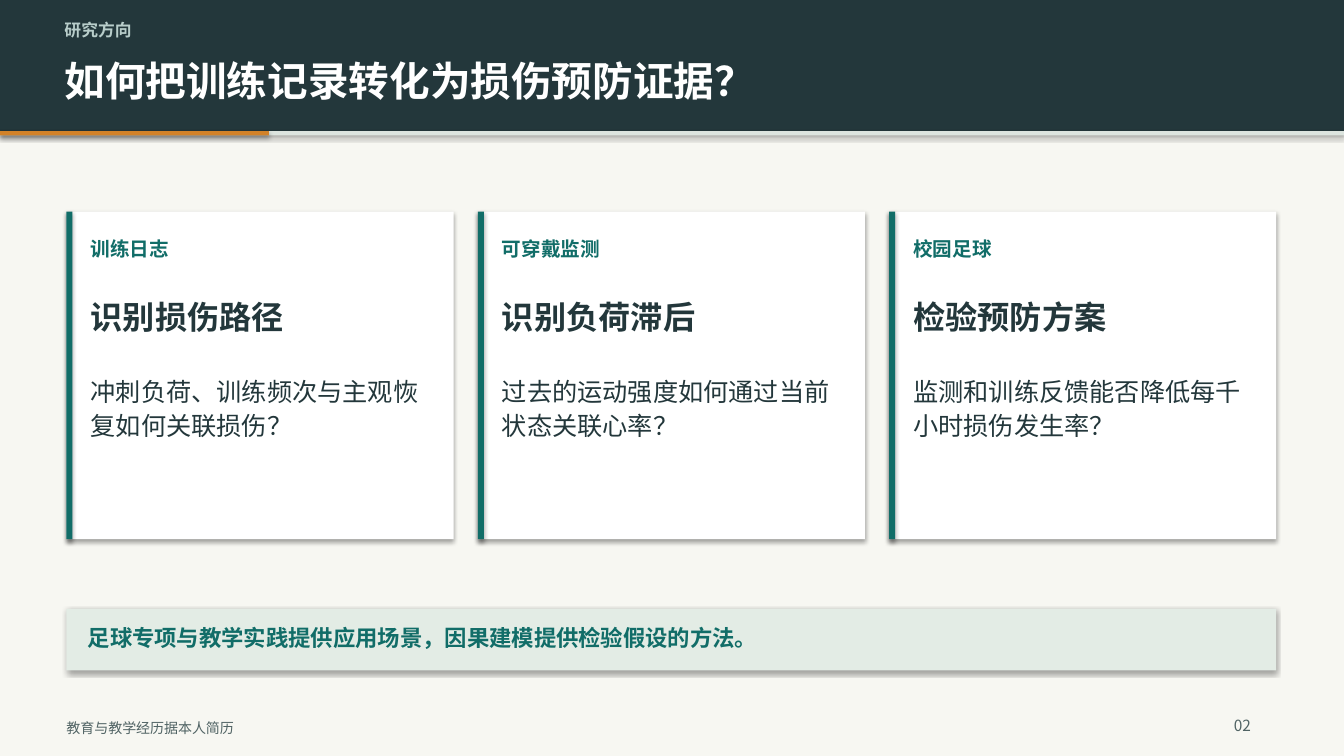
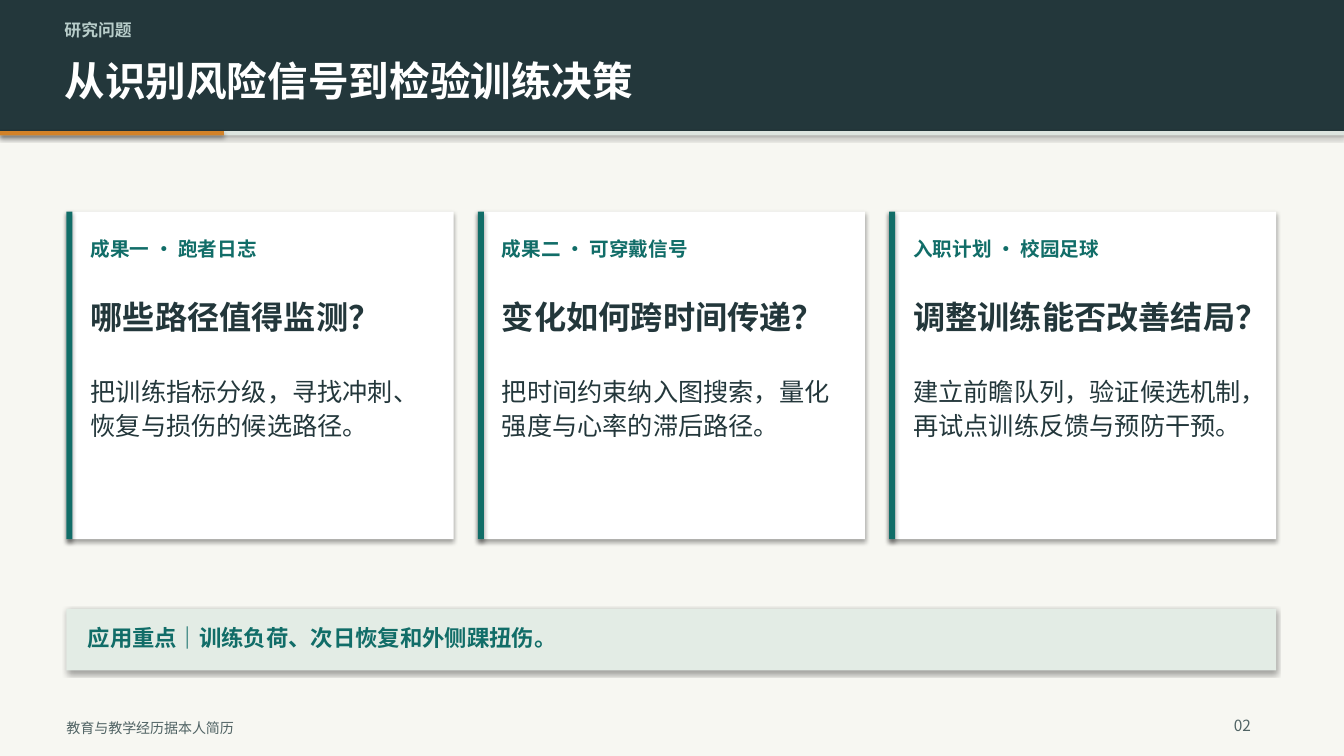
Before and after one commit to TaoXyjammy/DoctorLecture, a slide deck: slide 2 of 谢淘-高校面试科研汇报.pptx. Drawn at 1344x756 pixels with LibreOffice and Linux fonts; fonts in the diff are those of the drawing. Boxes give left, top, right and bottom in pixels: in the first picture for what was removed or moved away, otherwise in the second. Text is boxed around its words. In the diff, an @@ line names an element or a change of style, - is before the commit and + after.

```diff
--- a/谢淘-高校面试科研汇报.pptx
+++ b/谢淘-高校面试科研汇报.pptx
@@ text at (x1=64, y1=22, x2=131, y2=38): text changed @@
-研究方向
+研究问题
@@ text at (x1=64, y1=61, x2=633, y2=100): text changed @@
-如何把训练记录转化为损伤预防证据？
+从识别风险信号到检验训练决策
@@ rectangle resized from (x1=0, y1=131, x2=269, y2=135) to (x1=0, y1=131, x2=224, y2=135) @@
@@ text at (x1=91, y1=239, x2=256, y2=258): text changed @@
-训练日志
+成果一 · 跑者日志
@@ text at (x1=502, y1=239, x2=687, y2=258): text changed @@
-可穿戴监测
+成果二 · 可穿戴信号
@@ text at (x1=913, y1=239, x2=1098, y2=258): text changed @@
-校园足球
+入职计划 · 校园足球
@@ text at (x1=91, y1=301, x2=381, y2=332): text changed @@
-识别损伤路径
+哪些路径值得监测？
@@ text at (x1=502, y1=301, x2=824, y2=332): text changed @@
-识别负荷滞后
+变化如何跨时间传递？
@@ text at (x1=913, y1=301, x2=1267, y2=332): text changed @@
-检验预防方案
+调整训练能否改善结局？
@@ text at (x1=91, y1=379, x2=419, y2=437): text changed @@
-冲刺负荷、训练频次与主观恢复如何关联损伤？
+把训练指标分级，寻找冲刺、恢复与损伤的候选路径。
@@ text at (x1=502, y1=379, x2=830, y2=437): text changed @@
-过去的运动强度如何通过当前状态关联心率？
+把时间约束纳入图搜索，量化强度与心率的滞后路径。
@@ text at (x1=913, y1=380, x2=1266, y2=437): text changed @@
-监测和训练反馈能否降低每千小时损伤发生率？
+建立前瞻队列，验证候选机制，再试点训练反馈与预防干预。
@@ text at (x1=88, y1=626, x2=557, y2=649): text changed @@
-足球专项与教学实践提供应用场景，因果建模提供检验假设的方法。
+应用重点｜训练负荷、次日恢复和外侧踝扭伤。
```
Also in this commit, not shown: 6 other slides changed, 10 slides added, 4 slides removed.
